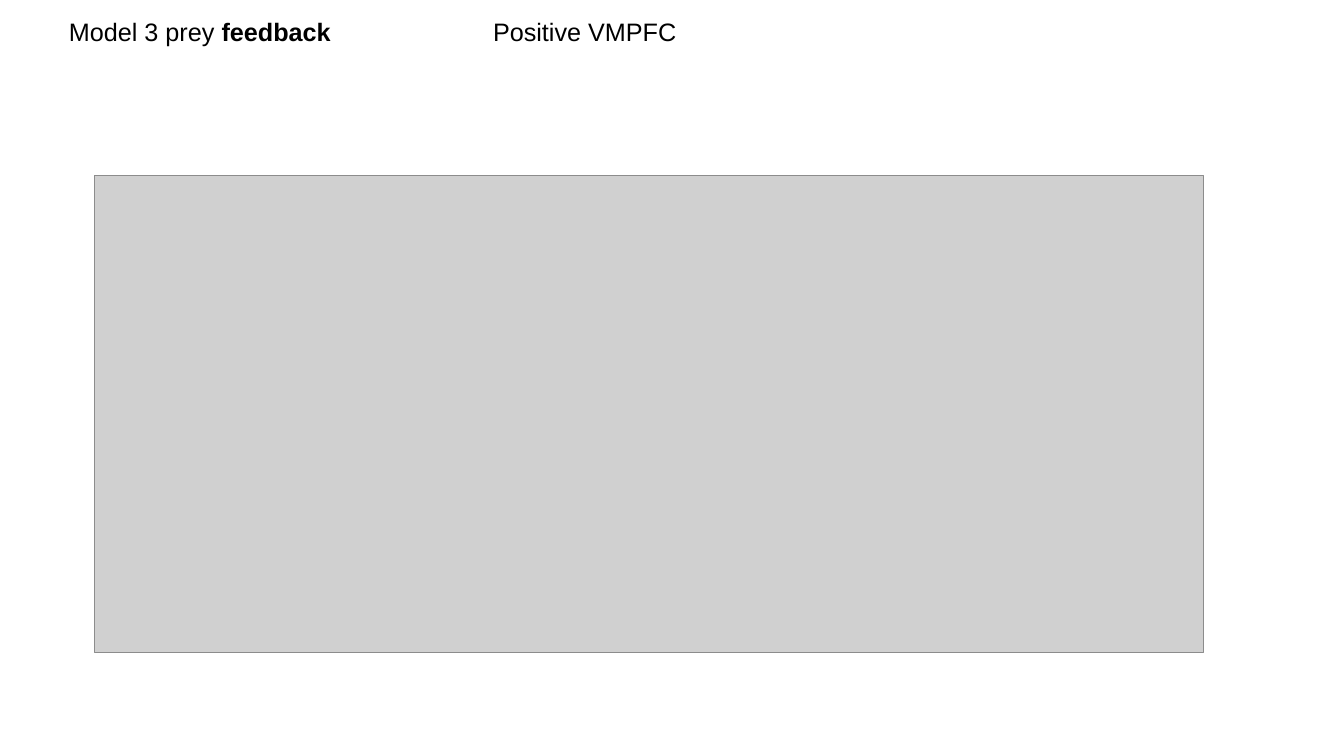
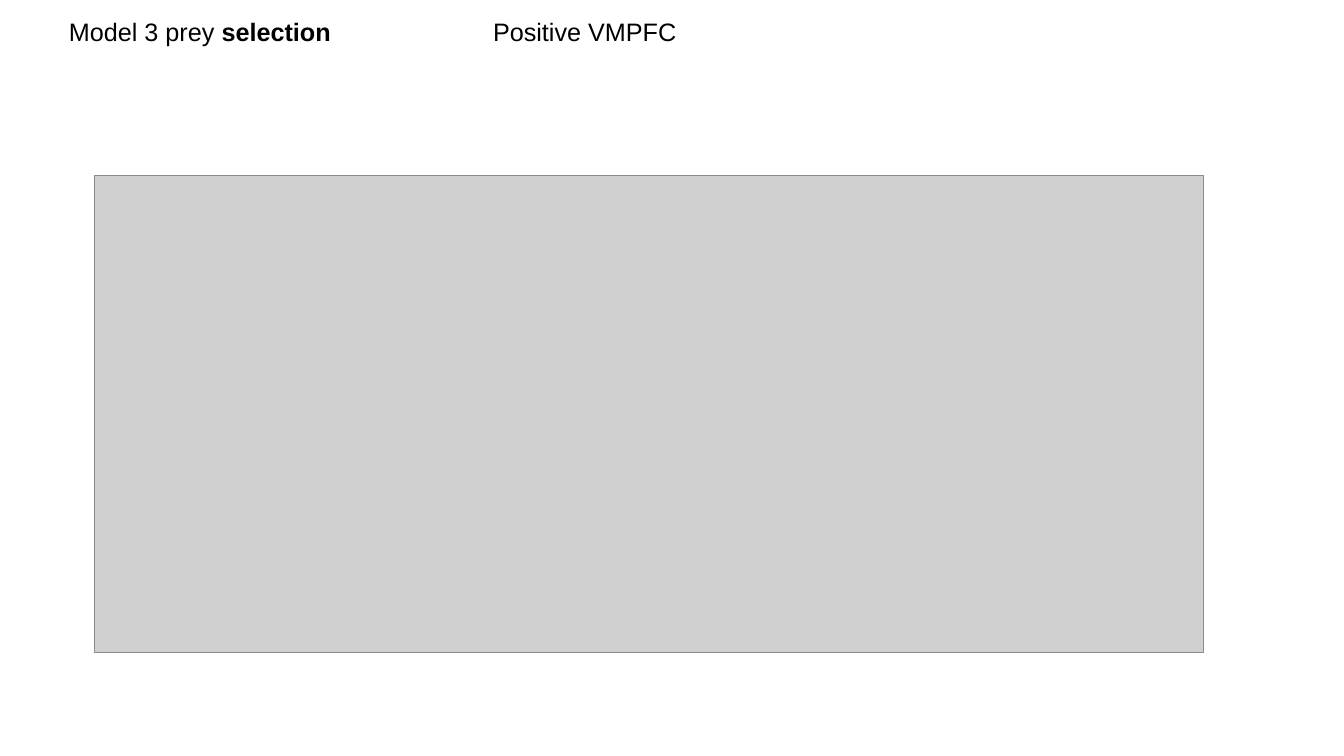
Before and after one commit to michaelrojekgiffin/RL, a slide deck: slide 32 of PPG/reports/PPG progress report 2017_09_26.pptx. Drawn at 1344x756 pixels with LibreOffice and Linux fonts; fonts in the diff are those of the drawing; grey boxes stand for pictures. Boxes give left, top, right and bottom in pixels: in the first picture for what was removed or moved away, otherwise in the second. Text is boxed around its words. In the diff, an @@ line names an element or a change of style, - is before the commit and + after.

```diff
--- a/PPG/reports/PPG progress report 2017_09_26.pptx
+++ b/PPG/reports/PPG progress report 2017_09_26.pptx
@@ text at (x1=69, y1=22, x2=331, y2=46): text changed @@
-Model 3 prey feedback
+Model 3 prey selection
```
Also in this commit, not shown: 40 other files.
